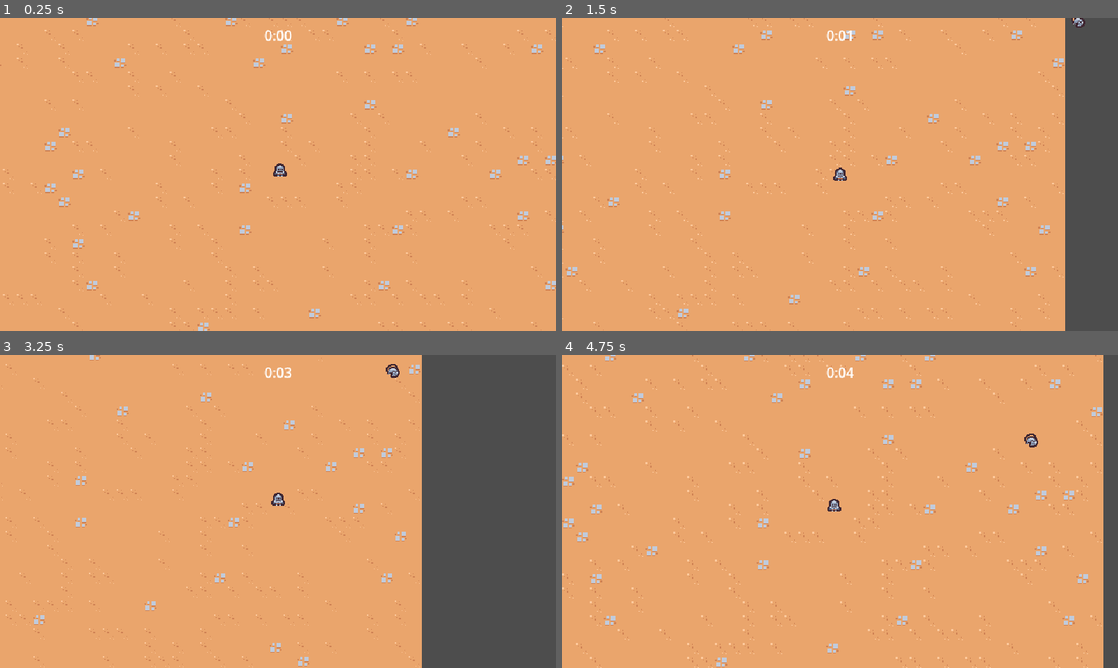
Above: before the commit, frames 1-4 (two rows, left to right).
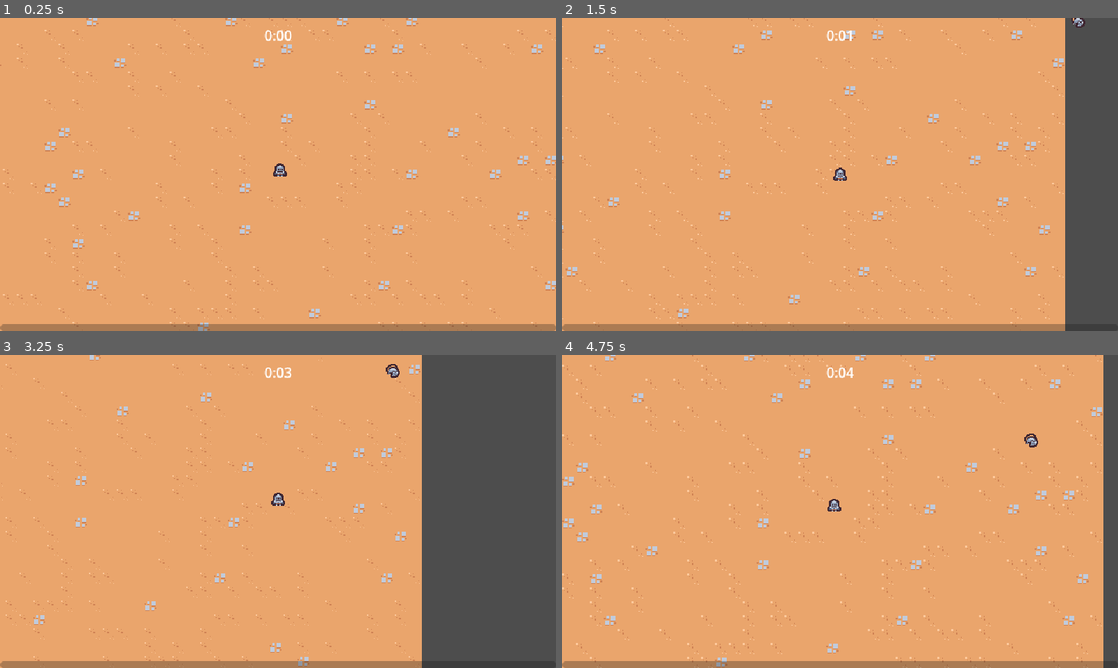
Above: after the commit, the same moments.

Repository: Ian-Ion/2d-survivors-course
Game: Godot game, scene res://scenes/main/main.tscn
Two runs of this game, one before a commit and one after it. Both use one fixed random seed, a clock stepped at 60 frames per second and the inputs below.
Inputs:
- Up to frame 1 (0.25 s): no input
- Up to frame 2 (1.5 s): hold D (move_right) 0.53-1.28 s; hold S (move_down) from 1.28 s (still down)
- Up to frame 3 (3.25 s): release S (move_down) at 2.03 s; hold D (move_right) 2.03-2.78 s; hold W (move_up) from 2.78 s (still down)
- Up to frame 4 (4.75 s): release W (move_up) at 3.53 s; hold A (move_left) from 3.53 s (still down)

The runs differ from the first frame. In frame 1, 2.2% of the frame differs, in the area x 0-100%, y 97-100%; in frame 2, 2.0%; in frame 3, 1.7%; in frame 4, 2.2%.

Commit message:
Adding ExperienceManager and ProgressBar

Diff:
--- a/scenes/main/main.tscn
+++ b/scenes/main/main.tscn
@@ -6,12 +6,16 @@
 [ext_resource type="PackedScene" uid="uid://blunypxwo2aj6" path="res://scenes/manager/enemy_manager.tscn" id="1_llmcb"]
 [ext_resource type="PackedScene" uid="uid://vrhfp82ex7cn" path="res://scenes/game_object/player/player.tscn" id="1_ndkcf"]
 [ext_resource type="PackedScene" uid="uid://b2s2pr220lu1x" path="res://scenes/manager/arena_time_manager.tscn" id="2_40lpf"]
+[ext_resource type="PackedScene" uid="uid://bwdq5cl8u5tww" path="res://scenes/ui/experience_bar.tscn" id="2_eyi6e"]
 [ext_resource type="PackedScene" uid="uid://cow5gj7jqj6fn" path="res://scenes/manager/experience_manager.tscn" id="4_m17n5"]
 
 [node name="Main" type="Node"]
 
 [node name="ArenaTimeUI" parent="." node_paths=PackedStringArray("arena_time_manager") instance=ExtResource("1_feb07")]
 arena_time_manager = NodePath("../ArenaTimeManager")
+
+[node name="ExperienceBar" parent="." node_paths=PackedStringArray("experience_manager") instance=ExtResource("2_eyi6e")]
+experience_manager = NodePath("../ExperienceManager")
 
 [node name="ArenaTimeManager" parent="." instance=ExtResource("2_40lpf")]
 
--- a/scenes/manager/experience_manager.gd
+++ b/scenes/manager/experience_manager.gd
@@ -1,6 +1,13 @@
 extends Node
+class_name ExperienceManager
+
+signal experience_updated(current_experience: float, target_experience: float)
+
+const TARGET_EXPERIENCE_GROWTH = 5
 
 var current_experience = 0
+var current_level = 1
+var target_experience = 5
 
 
 func _ready():
@@ -8,8 +15,14 @@
 
 
 func increment_experience(number: float):
-	current_experience += number
-	print(current_experience)
+	current_experience = min(current_experience + number, target_experience)
+	experience_updated.emit(current_experience, target_experience)
+
+	if (current_experience == target_experience):
+		current_level += 1
+		target_experience += TARGET_EXPERIENCE_GROWTH
+		current_experience = 0
+		experience_updated.emit(current_experience, target_experience)
 
 
 func on_experience_vial_collected(number: float):
--- /dev/null
+++ b/scenes/ui/experience_bar.gd
@@ -0,0 +1,17 @@
+extends CanvasLayer
+
+@export var experience_manager: ExperienceManager
+@onready var progress_bar = $"%ProgressBar"
+
+
+func _ready():
+	progress_bar.value = 0
+	experience_manager.experience_updated.connect(on_experience_updated)
+
+
+func on_experience_updated(current_experience: float, target_experience: float):
+	var percent = current_experience / target_experience
+	progress_bar.value = percent
+
+	print("current_experience" + str(current_experience))
+	print("target_experience" + str(target_experience))
--- /dev/null
+++ b/scenes/ui/experience_bar.tscn
@@ -0,0 +1,24 @@
+[gd_scene load_steps=2 format=3 uid="uid://bwdq5cl8u5tww"]
+
+[ext_resource type="Script" path="res://scenes/ui/experience_bar.gd" id="1_k5bvk"]
+
+[node name="ExperienceBar" type="CanvasLayer"]
+script = ExtResource("1_k5bvk")
+
+[node name="MarginContainer" type="MarginContainer" parent="."]
+anchors_preset = 15
+anchor_right = 1.0
+anchor_bottom = 1.0
+grow_horizontal = 2
+grow_vertical = 2
+mouse_filter = 2
+
+[node name="ProgressBar" type="ProgressBar" parent="MarginContainer"]
+unique_name_in_owner = true
+custom_minimum_size = Vector2(0, 8)
+layout_mode = 2
+size_flags_vertical = 8
+mouse_filter = 2
+max_value = 1.0
+value = 0.5
+show_percentage = false
Not shown: 1 places in scenes/main/main.tscn that only renumber resources
